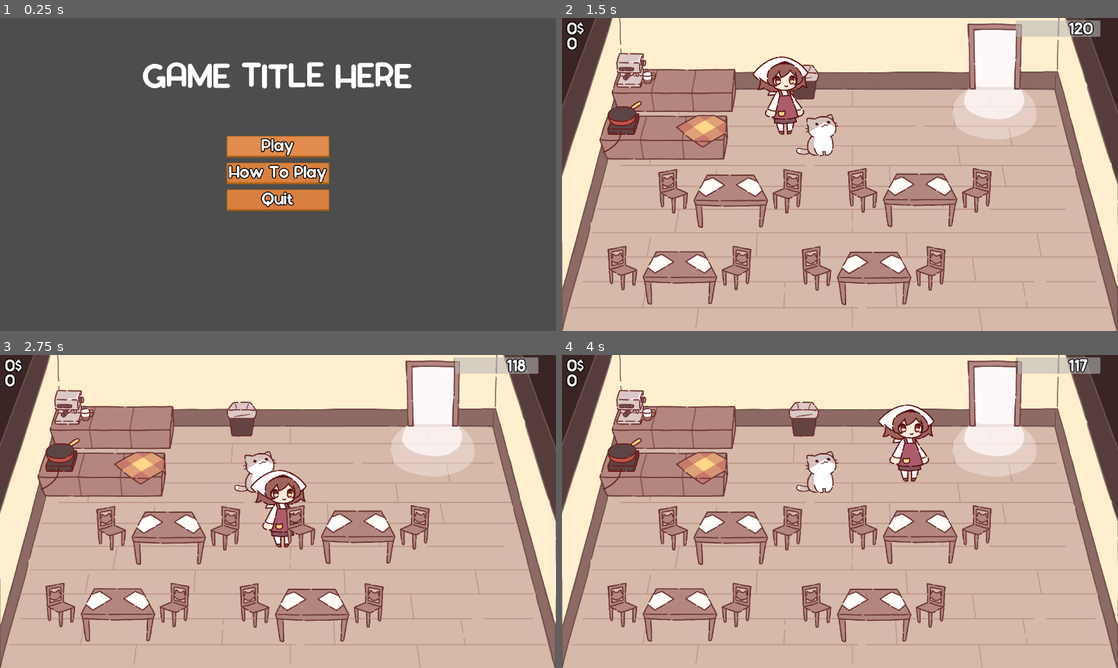
Above: before the commit, frames 1-4 (two rows, left to right).
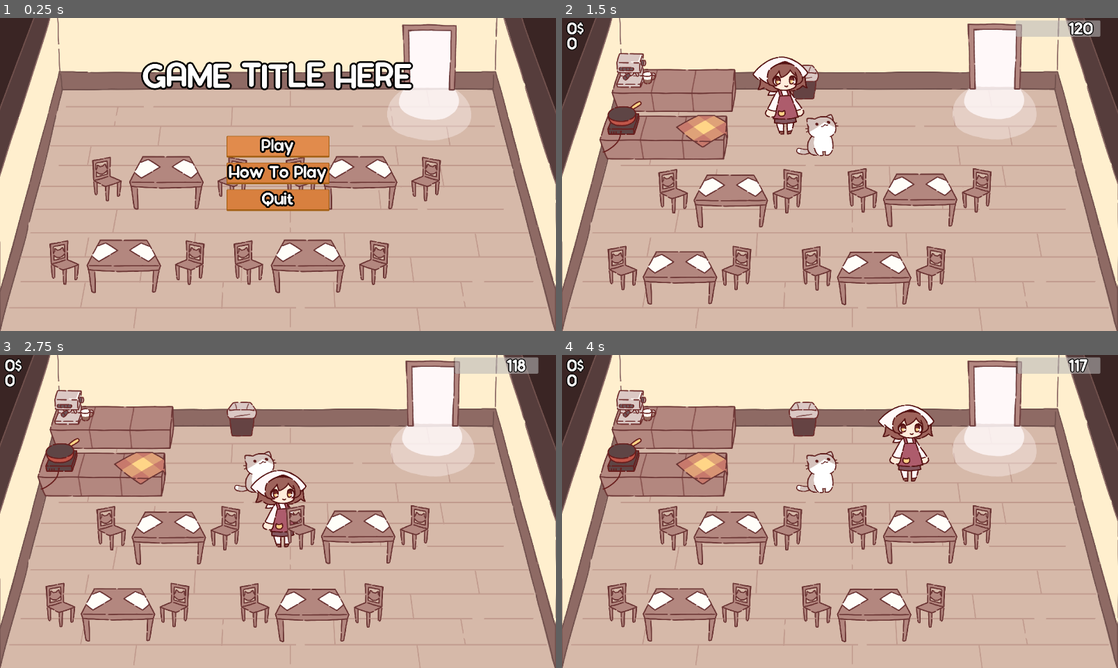
Above: after the commit, the same moments.

Repository: NuTrynity/Little-Cat-Cafe
Game: Godot game, scene res://Nodes/UI/main_menu.tscn
Same seed, same stepped clock (60 frames per second), same inputs: the game is played once before the commit and once after it.
Inputs:
- Up to frame 1 (0.25 s): no input
- Up to frame 2 (1.5 s): click "Play" at 0.5 s; hold Right (move_right) from 1.28 s (still down); hold E (interact) from 1.28 s (still down)
- Up to frame 3 (2.75 s): release Right (move_right) at 2.03 s; release E (interact) at 2.03 s; hold S (move_down) from 2.03 s (still down); tap E (interact) at 2.1 s
- Up to frame 4 (4 s): release S (move_down) at 2.78 s; hold Right (move_right) 2.78-3.53 s; hold E (interact) 2.78-3.53 s; hold W (move_up) from 3.53 s (still down); tap E (interact) at 3.6 s

The runs differ from the first frame. In frame 1, 92% of the frame differs, in the area x 0-100%, y 0-100%; in frame 2, less than 0.1%; in frame 3, less than 0.1%; in frame 4, less than 0.1%.

Commit message:
prototype background main menu

Diff:
--- a/Assets/Theme/main_menu.tres
+++ b/Assets/Theme/main_menu.tres
@@ -71,7 +71,7 @@
 default_font_size = 64
 Button/colors/font_color = Color(1, 1, 1, 1)
 Button/colors/font_outline_color = Color(0, 0, 0, 1)
-Button/constants/outline_size = 16
+Button/constants/outline_size = 32
 Button/font_sizes/font_size = 64
 Button/fonts/font = ExtResource("1_4ljtg")
 Button/styles/focus = SubResource("StyleBoxFlat_m8l7e")
--- a/Nodes/UI/main_menu.tscn
+++ b/Nodes/UI/main_menu.tscn
@@ -1,9 +1,13 @@
-[gd_scene load_steps=5 format=3 uid="uid://dbqkvkgxnox0y"]
+[gd_scene load_steps=9 format=3 uid="uid://dbqkvkgxnox0y"]
 
 [ext_resource type="Script" path="res://Scripts/UIScripts/main_menu.gd" id="1_1r5u5"]
 [ext_resource type="Theme" uid="uid://cre74qu5ppyhh" path="res://Assets/Theme/main_menu.tres" id="1_ava0i"]
 [ext_resource type="FontFile" uid="uid://dwyf3ahqcehcv" path="res://Assets/Fonts/Sonorous.otf" id="3_vnn3k"]
 [ext_resource type="AudioStream" uid="uid://boacg5qdfubj2" path="res://Assets/Music/Main Menu.wav" id="4_eanhc"]
+[ext_resource type="Texture2D" uid="uid://clsp4j0aam4jb" path="res://Sprites/door.png" id="4_tbuoc"]
+[ext_resource type="Texture2D" uid="uid://dm62wdjtycg0h" path="res://Sprites/table.png" id="5_58dmg"]
+[ext_resource type="Texture2D" uid="uid://cof84450vlo1w" path="res://Sprites/room.png" id="5_234b1"]
+[ext_resource type="Texture2D" uid="uid://crdkoctbxuy1v" path="res://Sprites/chair.png" id="6_4b1nn"]
 
 [node name="MainMenu" type="Control"]
 layout_mode = 3
@@ -14,6 +18,120 @@
 grow_vertical = 2
 theme = ExtResource("1_ava0i")
 script = ExtResource("1_1r5u5")
+
+[node name="Background" type="TextureRect" parent="."]
+layout_mode = 0
+offset_right = 40.0
+offset_bottom = 40.0
+texture = ExtResource("5_234b1")
+
+[node name="Door" type="TextureRect" parent="Background"]
+layout_mode = 0
+offset_left = 1729.0
+offset_top = -117.0
+offset_right = 2241.0
+offset_bottom = 651.0
+texture = ExtResource("4_tbuoc")
+
+[node name="Table" type="TextureRect" parent="Background"]
+layout_mode = 0
+offset_left = 315.0
+offset_top = 853.0
+offset_right = 827.0
+offset_bottom = 1365.0
+texture = ExtResource("5_58dmg")
+
+[node name="Chair" type="TextureRect" parent="Background/Table"]
+layout_mode = 0
+offset_left = -148.0
+offset_top = 142.0
+offset_right = 108.0
+offset_bottom = 398.0
+texture = ExtResource("6_4b1nn")
+flip_h = true
+
+[node name="Chair2" type="TextureRect" parent="Background/Table"]
+layout_mode = 0
+offset_left = 432.0
+offset_top = 142.0
+offset_right = 688.0
+offset_bottom = 398.0
+texture = ExtResource("6_4b1nn")
+
+[node name="Table2" type="TextureRect" parent="Background"]
+layout_mode = 0
+offset_left = 1163.0
+offset_top = 853.0
+offset_right = 1675.0
+offset_bottom = 1365.0
+texture = ExtResource("5_58dmg")
+
+[node name="Chair" type="TextureRect" parent="Background/Table2"]
+layout_mode = 0
+offset_left = -148.0
+offset_top = 142.0
+offset_right = 108.0
+offset_bottom = 398.0
+texture = ExtResource("6_4b1nn")
+flip_h = true
+
+[node name="Chair2" type="TextureRect" parent="Background/Table2"]
+layout_mode = 0
+offset_left = 432.0
+offset_top = 142.0
+offset_right = 688.0
+offset_bottom = 398.0
+texture = ExtResource("6_4b1nn")
+
+[node name="Table3" type="TextureRect" parent="Background"]
+layout_mode = 0
+offset_left = 1403.0
+offset_top = 469.0
+offset_right = 1915.0
+offset_bottom = 981.0
+texture = ExtResource("5_58dmg")
+
+[node name="Chair" type="TextureRect" parent="Background/Table3"]
+layout_mode = 0
+offset_left = -148.0
+offset_top = 142.0
+offset_right = 108.0
+offset_bottom = 398.0
+texture = ExtResource("6_4b1nn")
+flip_h = true
+
+[node name="Chair2" type="TextureRect" parent="Background/Table3"]
+layout_mode = 0
+offset_left = 432.0
+offset_top = 142.0
+offset_right = 688.0
+offset_bottom = 398.0
+texture = ExtResource("6_4b1nn")
+
+[node name="Table4" type="TextureRect" parent="Background"]
+layout_mode = 0
+offset_left = 511.0
+offset_top = 469.0
+offset_right = 1023.0
+offset_bottom = 981.0
+texture = ExtResource("5_58dmg")
+
+[node name="Chair" type="TextureRect" parent="Background/Table4"]
+layout_mode = 0
+offset_left = -148.0
+offset_top = 142.0
+offset_right = 108.0
+offset_bottom = 398.0
+texture = ExtResource("6_4b1nn")
+flip_h = true
+
+[node name="Chair2" type="TextureRect" parent="Background/Table4"]
+layout_mode = 0
+offset_left = 432.0
+offset_top = 142.0
+offset_right = 688.0
+offset_bottom = 398.0
+texture = ExtResource("6_4b1nn")
 
 [node name="Titlecard" type="RichTextLabel" parent="."]
 clip_contents = false
@@ -29,6 +147,9 @@
 offset_bottom = -258.0
 grow_horizontal = 2
 grow_vertical = 2
+theme_override_colors/default_color = Color(1, 1, 1, 1)
+theme_override_colors/font_outline_color = Color(0, 0, 0, 1)
+theme_override_constants/outline_size = 32
 theme_override_fonts/normal_font = ExtResource("3_vnn3k")
 theme_override_font_sizes/normal_font_size = 128
 bbcode_enabled = true
